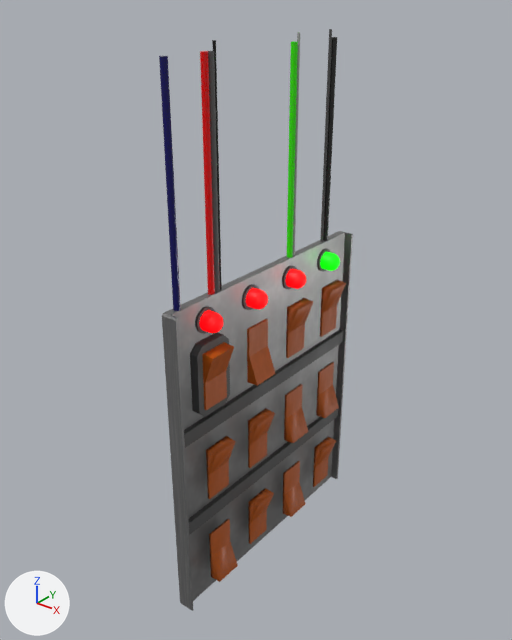
One commit to the glTF model Systems Offline/systems-offline/src/3d/Assets/Comm room/NEW MODELS GLB COMMS/Final_Filler_Switch panel 1.glb: the scene before it, then after it.
One viewpoint serves both versions: a 50 mm camera at (11.32, -14.63, 16.92) aimed at (-0.18, -0.25, 8.0). Arrows for +X, +Y and +Z are at lower left; the lights stay in place. The picture after the commit comes second. Where no turn or scale is listed for an object, it has been applied to the vertices. Vertices at exactly the same position are counted once.
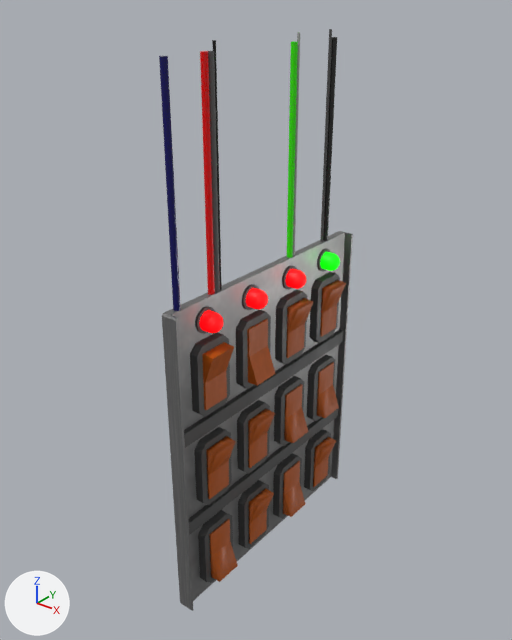
Location of each change, [x1, y1, x2, y2] in pixels of the pictures (512 x 640 px):
'Cube.001', reshaped (268% wider, 267% taller): before [190, 333, 230, 417]; after [190, 272, 340, 583]
part 1 of me_cube_002, added: after [236, 310, 271, 389]
part 2 of me_cube_002, added: after [275, 290, 307, 365]
part 3 of me_cube_002, added: after [310, 272, 340, 343]
part 4 of me_cube_002, added: after [194, 427, 232, 505]
part 5 of me_cube_002, added: after [237, 400, 270, 474]
part 6 of me_cube_002, added: after [274, 376, 304, 446]
part 7 of me_cube_002, added: after [307, 355, 335, 421]
part 8 of me_cube_002, added: after [198, 510, 233, 583]
part 9 of me_cube_002, added: after [238, 480, 269, 549]
part 10 of me_cube_002, added: after [273, 453, 302, 519]
part 11 of me_cube_002, added: after [304, 429, 331, 491]

Patch to the scene script:
```diff
--- a/Systems Offline/systems-offline/src/3d/Assets/Comm room/NEW MODELS GLB COMMS/Final_Filler_Switch panel 1.glb.py
+++ b/Systems Offline/systems-offline/src/3d/Assets/Comm room/NEW MODELS GLB COMMS/Final_Filler_Switch panel 1.glb.py
@@ me_cube_002 @@
 # used by ob_cube_001; location = (0.2, -2.69, 7.45)
-me_cube_002.from_pydata(...)  # 16 vertices, 28 faces; spans x -0.17..0.17, y -0.61..0.61, z -1.06..1.06
+me_cube_002.from_pydata(...)  # 192 vertices, 336 faces; spans x -0.17..0.17, y -0.61..6.01, z -7.01..1.06
+# me_cube_002 part 1: the loose piece of 16 vertices spanning x -0.17..0.17, y -0.61..0.61, z -1.06..1.06 is copied, and the copy is moved by (0.0, 1.8, 0.0); it spans x -0.17..0.17, y 1.19..2.41, z -1.06..1.06
+# me_cube_002 part 2: the loose piece of 16 vertices spanning x -0.17..0.17, y -0.61..0.61, z -1.06..1.06 is copied, and the copy is moved by (0.0, 3.6, 0.0); it spans x -0.17..0.17, y 2.99..4.21, z -1.06..1.06
+# me_cube_002 part 3: the loose piece of 16 vertices spanning x -0.17..0.17, y -0.61..0.61, z -1.06..1.06 is copied, and the copy is moved by (0.0, 5.4, 0.0); it spans x -0.17..0.17, y 4.79..6.01, z -1.06..1.06
+# me_cube_002 part 4: the loose piece of 16 vertices spanning x -0.17..0.17, y -0.61..0.61, z -1.06..1.06 is copied, and the copy is moved by (0.0, 0.0, -2.98); it spans x -0.17..0.17, y -0.61..0.61, z -4.04..-1.91
+# me_cube_002 part 5: the loose piece of 16 vertices spanning x -0.17..0.17, y -0.61..0.61, z -1.06..1.06 is copied, and the copy is moved by (0.0, 1.8, -2.98); it spans x -0.17..0.17, y 1.19..2.41, z -4.04..-1.91
+# me_cube_002 part 6: the loose piece of 16 vertices spanning x -0.17..0.17, y -0.61..0.61, z -1.06..1.06 is copied, and the copy is moved by (0.0, 3.6, -2.98); it spans x -0.17..0.17, y 2.99..4.21, z -4.04..-1.91
+# me_cube_002 part 7: the loose piece of 16 vertices spanning x -0.17..0.17, y -0.61..0.61, z -1.06..1.06 is copied, and the copy is moved by (0.0, 5.4, -2.98); it spans x -0.17..0.17, y 4.79..6.01, z -4.04..-1.91
+# me_cube_002 part 8: the loose piece of 16 vertices spanning x -0.17..0.17, y -0.61..0.61, z -1.06..1.06 is copied, and the copy is moved by (0.0, 0.0, -5.95); it spans x -0.17..0.17, y -0.61..0.61, z -7.01..-4.89
+# me_cube_002 part 9: the loose piece of 16 vertices spanning x -0.17..0.17, y -0.61..0.61, z -1.06..1.06 is copied, and the copy is moved by (0.0, 1.8, -5.95); it spans x -0.17..0.17, y 1.19..2.41, z -7.01..-4.89
+# me_cube_002 part 10: the loose piece of 16 vertices spanning x -0.17..0.17, y -0.61..0.61, z -1.06..1.06 is copied, and the copy is moved by (0.0, 3.6, -5.95); it spans x -0.17..0.17, y 2.99..4.21, z -7.01..-4.89
+# me_cube_002 part 11: the loose piece of 16 vertices spanning x -0.17..0.17, y -0.61..0.61, z -1.06..1.06 is copied, and the copy is moved by (0.0, 5.4, -5.95); it spans x -0.17..0.17, y 4.79..6.01, z -7.01..-4.89
 me_cube_002.materials.append(mat_material_013)
```
